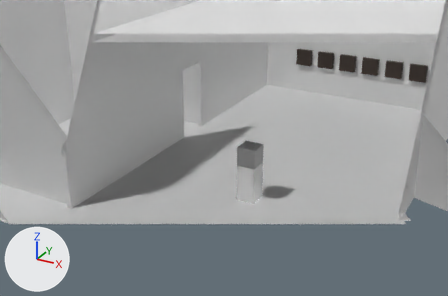
Renders of the Blender file blender/Room5555.blend from each side of a commit.
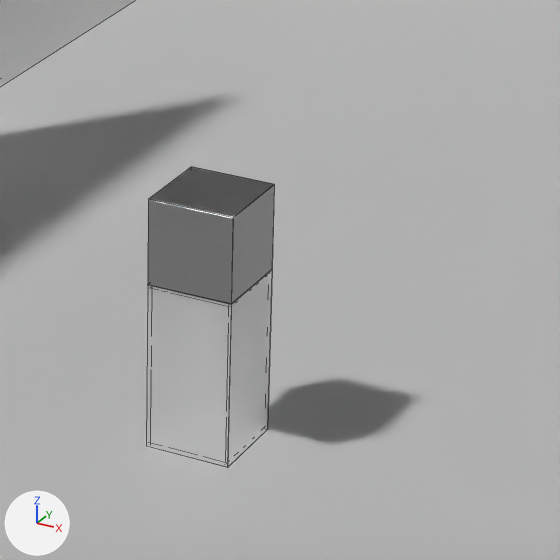
There are two pictures of each version: one from a 50 mm lens placed at (-6.42, -4.01, 10.02), pointed at (-15.55, 12.58, 1.72), one close up on the part from 46% to 72% of the width and 36% to 75% of the height. The lights are fixed; the arrows at lower left show +X, +Y and +Z. The first two pictures are the older version. The close-ups show mesh edges as thin lines. Everything nearer to the camera than a plane just in front of the edit is cut away.

Objects in the first close-up: 'Cube', 'Plinth', 'Room'.
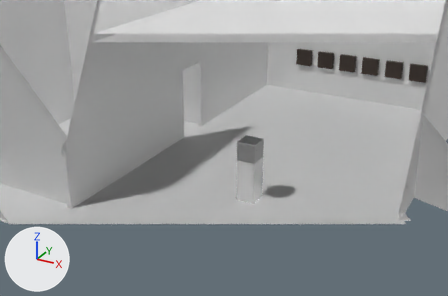
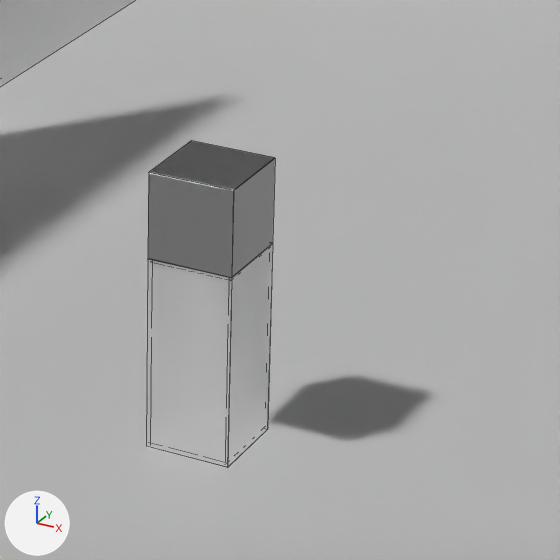
Scene script edits in JSON lines:
```json
{"block": "me_cube_004", "where": "# used by ob_plinth; location = (-14.655, 12.742, 1.317); rotation_euler = (1.571, 0.0, 0.0), in degrees (90, 0, 0)"}
{"op": "remove", "block": "me_cube_004", "code": "me_cube_004.from_pydata(...)  # 24 vertices, 26 faces; spans x -0.324..0.324, y -1.313..-0.042, z -0.324..0.324"}
{"op": "add", "block": "me_cube_004", "code": "me_cube_004.from_pydata(...)  # 24 vertices, 26 faces; spans x -0.324..0.324, y -1.313..0.158, z -0.324..0.324"}
{"block": "me_cube_004", "change": "me_cube_004 part 1: all 12 vertices in x -0.324..0.324, y -0.044..-0.042, z -0.324..0.324 are moved by (0.0, 0.2, 0.0)"}
{"op": "set", "path": "ob_cube.location", "old": "(-14.655, 12.742, 1.6)", "new": "(-14.655, 12.742, 1.8)"}
```

Boxes (x1, y1, x2, y2) around the edits, measured in the close-ups (560 x 560 px; the box of a moved part takes in the faces that stretch with it):
```json
{"object": "Plinth", "change": "reshaped", "before": [146, 270, 272, 468], "after": [146, 244, 273, 468], "on screen": "13% taller"}
{"object": "Cube", "change": "moved", "before": [148, 167, 274, 304], "after": [148, 141, 275, 278]}
{"part": 1, "of": "me_cube_004", "change": "moved or reshaped", "before": [146, 270, 272, 452], "after": [146, 244, 273, 452]}
```
